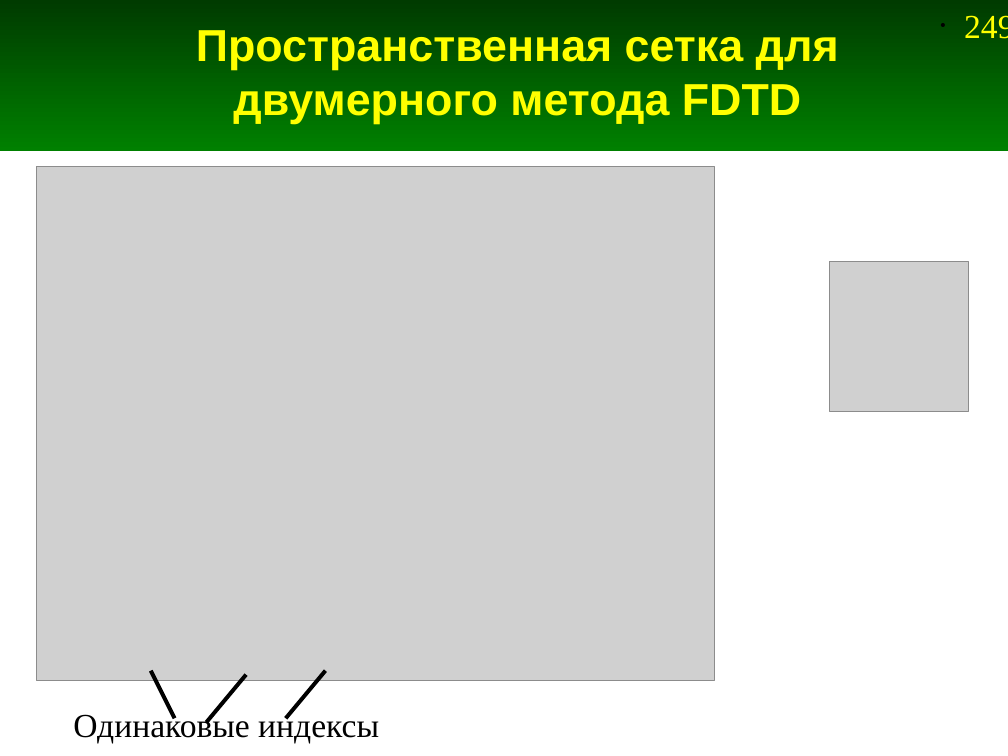
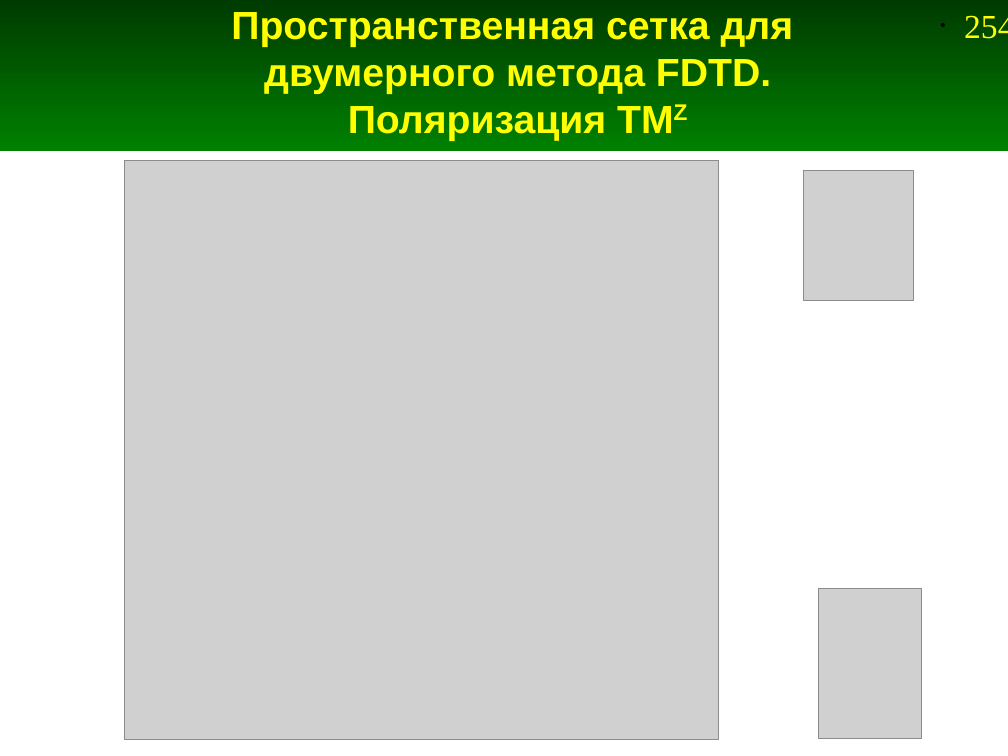
Before and after one commit to andris0147sv/modelling, a slide deck: slide 254 of presentations/2. FDTD.odp (slide 249 before the commit). Drawn at 1008x756 pixels with LibreOffice and Linux fonts; fonts in the diff are those of the drawing; grey boxes stand for pictures. Boxes give left, top, right and bottom in pixels: in the first picture for what was removed or moved away, otherwise in the second. Text is boxed around its words. In the diff, an @@ line names an element or a change of style, - is before the commit and + after.

Commit message:
Обновление картинок для FDTD-2D

```diff
--- a/presentations/2. FDTD.odp
+++ b/presentations/2. FDTD.odp
@@ title at (x1=231, y1=12, x2=794, y2=141): text changed; size 32 to 28 pt @@
-Пространственная сетка для двумерного метода FDTD
+Пространственная сетка для
+двумерного метода FDTD.
+Поляризация TMZ
@@ page number at (x1=964, y1=15, x2=1008, y2=39): text changed @@
-• 249
+• 254
@@ picture resized from (x1=36, y1=166, x2=715, y2=680) to (x1=124, y1=161, x2=719, y2=740) @@
@@ picture resized from (x1=830, y1=262, x2=969, y2=411) to (x1=803, y1=170, x2=914, y2=300) @@
@@ picture added at (x1=818, y1=589, x2=922, y2=739) @@
@@ line removed from (151, 670) to (174, 719) @@
@@ line removed from (246, 674) to (207, 723) @@
@@ line removed from (326, 670) to (285, 719) @@
@@ text removed at (x1=73, y1=710, x2=379, y2=743) @@
-Одинаковые индексы
```
Also in this commit, not shown: 2 other slides changed, 3 other files.
